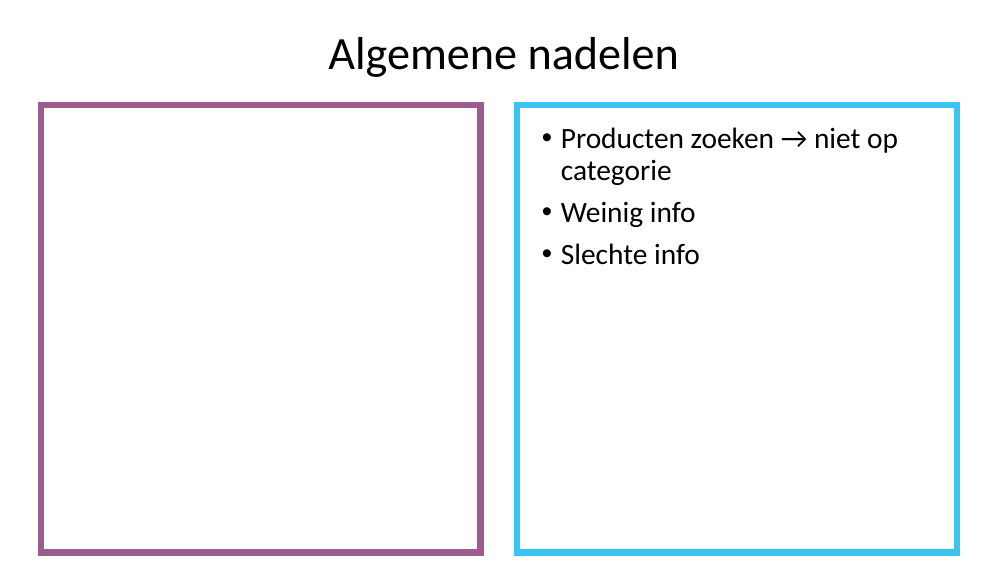
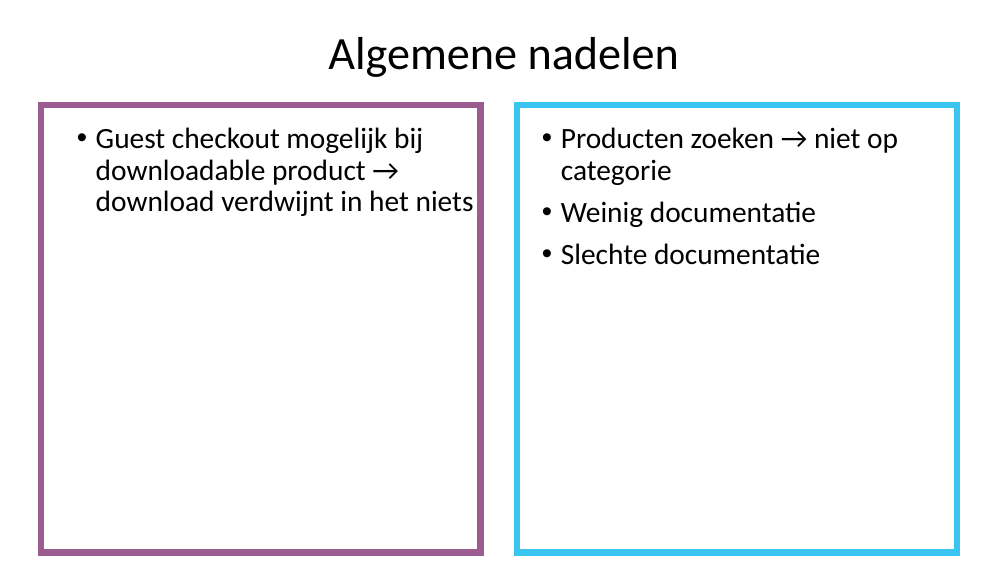
Before and after one commit to SarahJehin/WebResearch, a slide deck: slide 21 of vergelijkende_studie/Vergelijkende studie.pptx (slide 28 before the commit). Drawn at 1008x567 pixels with LibreOffice and Linux fonts; fonts in the diff are those of the drawing. Boxes give left, top, right and bottom in pixels: in the first picture for what was removed or moved away, otherwise in the second. Text is boxed around its words. In the diff, an @@ line names an element or a change of style, - is before the commit and + after.

Commit message:
opencart returns, downloadable product, presentation

```diff
--- a/vergelijkende_studie/Vergelijkende studie.pptx
+++ b/vergelijkende_studie/Vergelijkende studie.pptx
@@ text added at [96,127,474,216], 28 pt, text #000000 @@
+• Guest checkout mogelijk bij downloadable product → download verdwijnt in het niets
@@ text at [561,201,820,265]: text changed @@
-• Weinig info
-• Slechte info
+• Weinig documentatie
+• Slechte documentatie
```
Also in this commit, not shown: 6 other slides changed, 8 slides added, 3 slides removed, 2 other files.
